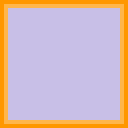
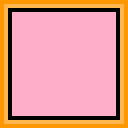
Before/after of a 128px x 128px layered artwork. What changed in the layer stack:
showed "active2" over [8, 8, 120, 120]
hid "light purple" over [8, 8, 120, 120]
showed "pink" over [8, 8, 120, 120]
